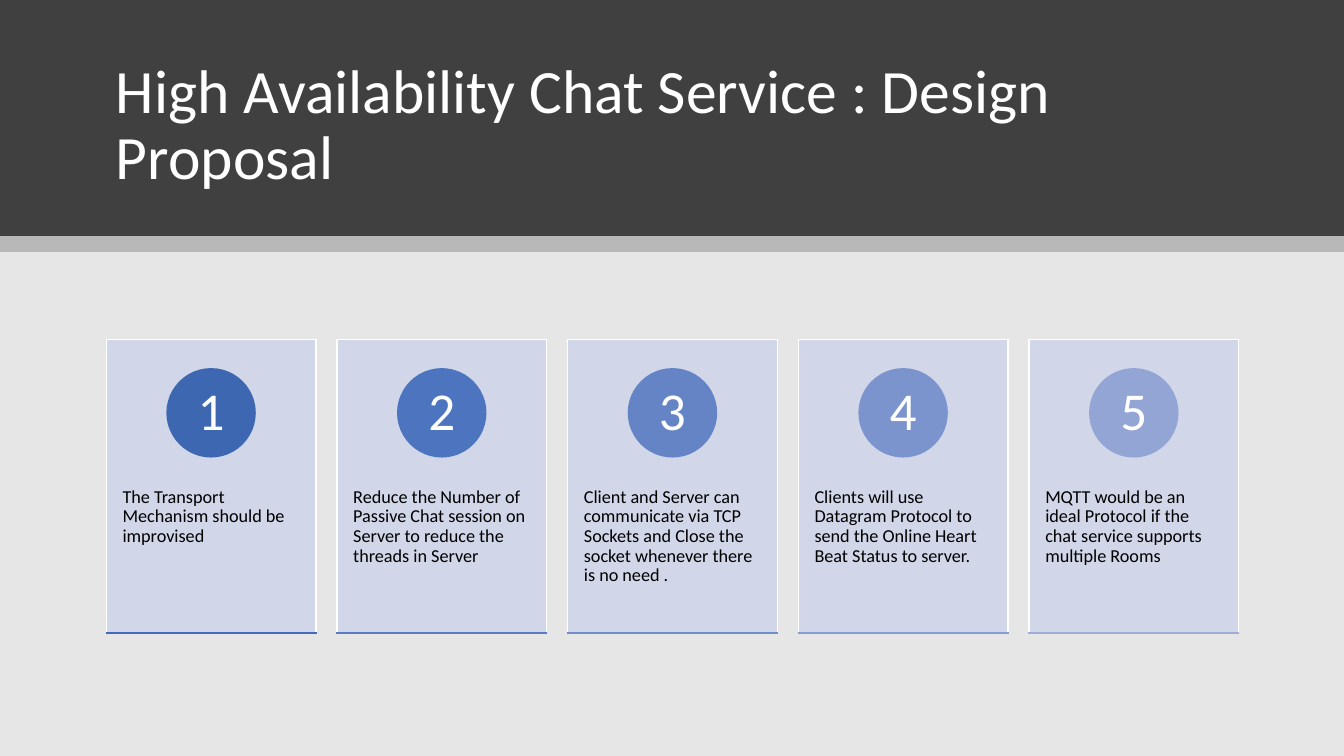
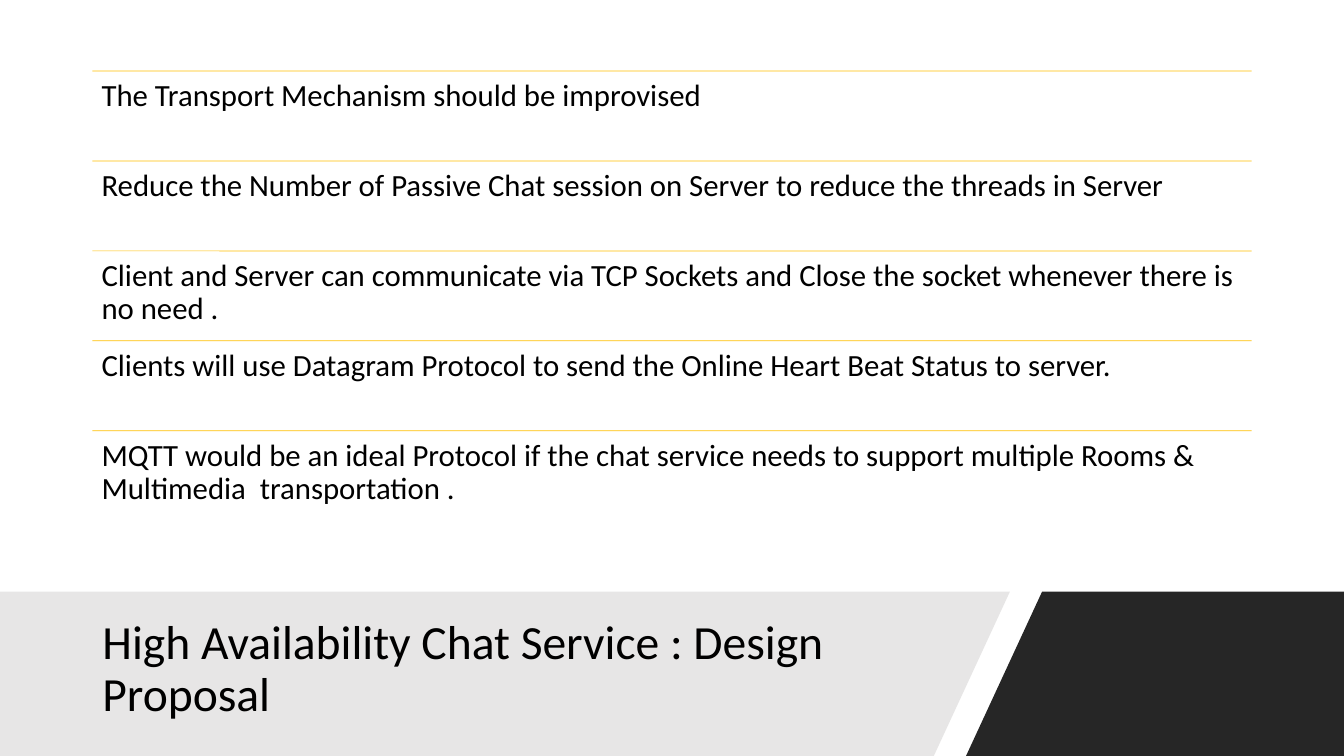
Before and after one commit to karthagokul/ChitChat, a slide deck: slide 8 of Overview.pptx. Drawn at 1344x756 pixels with LibreOffice and Linux fonts; fonts in the diff are those of the drawing. Boxes give left, top, right and bottom in pixels: in the first picture for what was removed or moved away, otherwise in the second. Text is boxed around its words. In the diff, an @@ line names an element or a change of style, - is before the commit and + after.

```diff
--- a/Overview.pptx
+++ b/Overview.pptx
@@ rectangle removed at (0,0,1344,756) @@
@@ rectangle removed at (0,0,1344,236) @@
@@ text "The Transport Mechanism should be ...": place and size @@
-text "The Transport Mechanism should be ..." at (123,490,285,545)
+text "The Transport Mechanism should be ..." at (102,84,700,111)
@@ text "Reduce the Number of Passive ...": place and size @@
-text "Reduce the Number of Passive ..." at (353,490,525,562)
+text "Reduce the Number of Passive ..." at (102,174,1163,197)
@@ rectangle removed at (0,236,1344,252) @@
@@ text "Client and Server can communicate ...": place and size @@
-text "Client and Server can communicate ..." at (584,490,753,581)
+text "Client and Server can communicate ..." at (102,264,1233,320)
@@ size 13 to 22 pt; more space between paragraphs in 4 elements at (102,84,700,111), (102,174,1163,197), (102,264,1233,320), (102,354,1111,382) @@
@@ text "Clients will use Datagram Protocol ...": place and size @@
-text "Clients will use Datagram Protocol ..." at (815,490,976,562)
+text "Clients will use Datagram Protocol ..." at (102,354,1111,382)
@@ group added at (93,71,1252,431): 5 lines @@
@@ text at (102,444,1166,504): text changed; size 13 to 22 pt @@
-MQTT would be an ideal Protocol if the chat service supports multiple Rooms
+MQTT would be an ideal Protocol if the chat service needs to support multiple Rooms & Multimedia transportation .
@@ freeform shape added at (0,592,1010,756), fill #E7E6E6 @@
@@ freeform shape added at (966,592,1344,756), fill #262626 @@
@@ title "High Availability Chat Service : ...": place and size @@
-title "High Availability Chat Service : ..." at (116,70,1049,189)
+title "High Availability Chat Service : ..." at (102,626,823,719)
@@ title "High Availability Chat Service : ..." at (102,626,823,719): size 44 to 34 pt, text colour #FFFFFF to #000000; vertical alignment bottom to middle @@
@@ group removed at (106,340,1239,633): 10 rectangles, 5 ellipses, 5 texts @@
-1
-2
-3
-4
-5
```
Also in this commit, not shown: 7 other slides changed, 1 other file.
